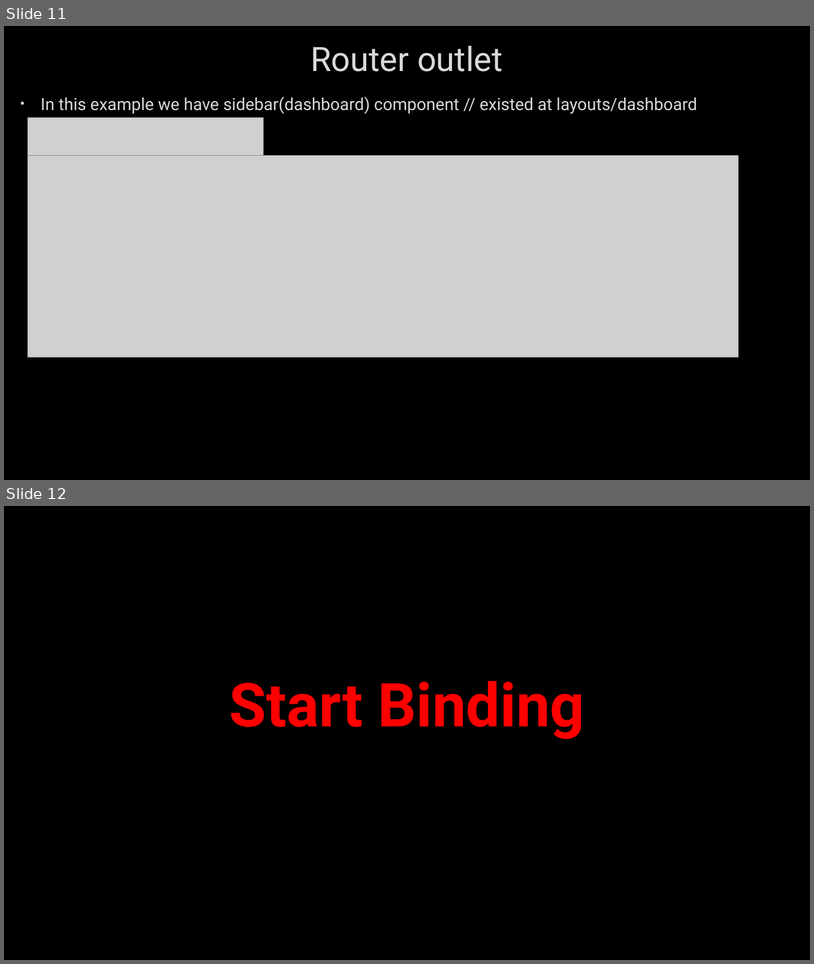
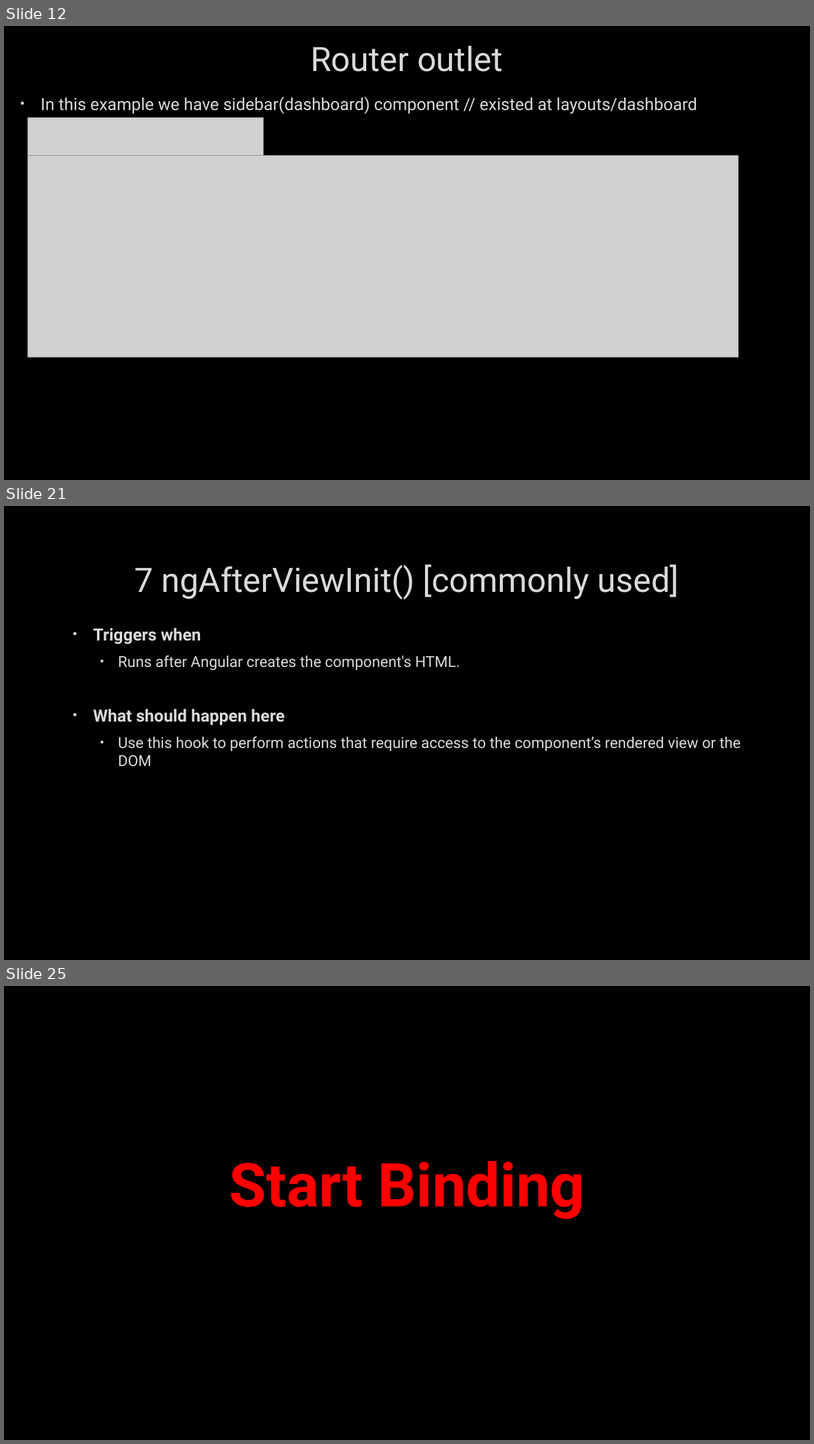
Before and after one commit to AhmedMohamedSamir1/Summary, a slide deck: Angular & type script/Angular.pptx. Shown one above the other, each under a label of ours: slides 11 and 12 before the commit, slides 12, 21 and 25 after it; the slides between them are not shown. The pictures are 814x964 and 814x1444 pixels, drawn with LibreOffice and Linux fonts; fonts in the diff are those of the drawing; grey boxes stand for pictures; background and template pictures are left out. Boxes give left, top, right and bottom in pixels: in the first picture for what was removed or moved away, otherwise in the second. Text is boxed around its words. In the diff, an @@ line names an element or a change of style, - is before the commit and + after.

```diff
--- a/Angular & type script/Angular.pptx
+++ b/Angular & type script/Angular.pptx
@@ slide 21 added at bbox=[4, 506, 810, 960], background picture (left out) @@
@@ title added at bbox=[134, 564, 680, 600], 40 pt, text #DADADA @@
+7 ngAfterViewInit() [commonly used]
@@ text added at bbox=[93, 628, 741, 766], 18 pt, text #DADADA @@
+• Triggers when
+  • Runs after Angular creates the component's HTML.
+• What should happen here
+  • Use this hook to perform actions that require access to the component’s rendered view or the DOM
@@ what was slide 11 is now slide 12 @@
@@ what was slide 12 is now slide 25 @@
```
Also in this commit, not shown: 2 slides changed, 24 other slides added, 4 other files.
